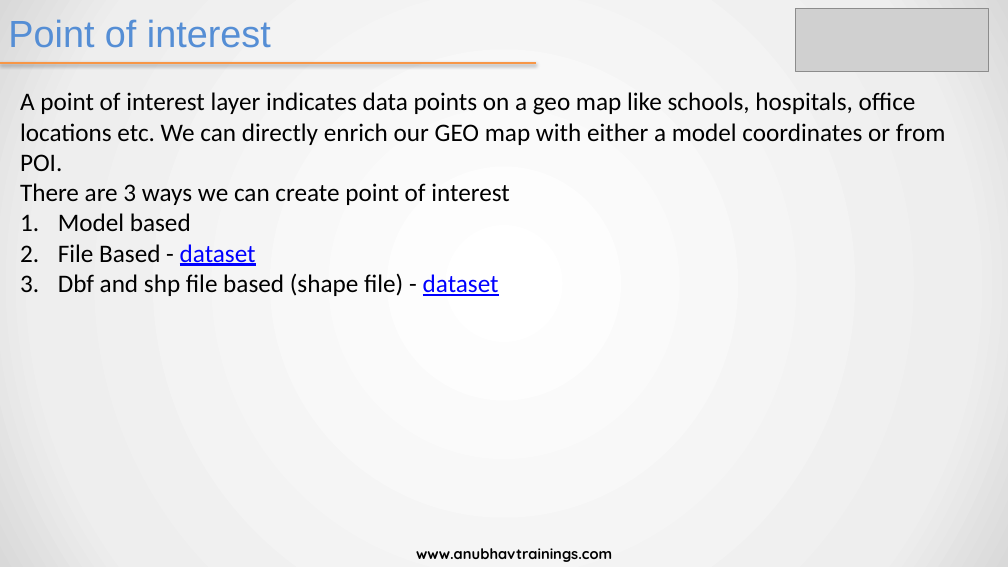
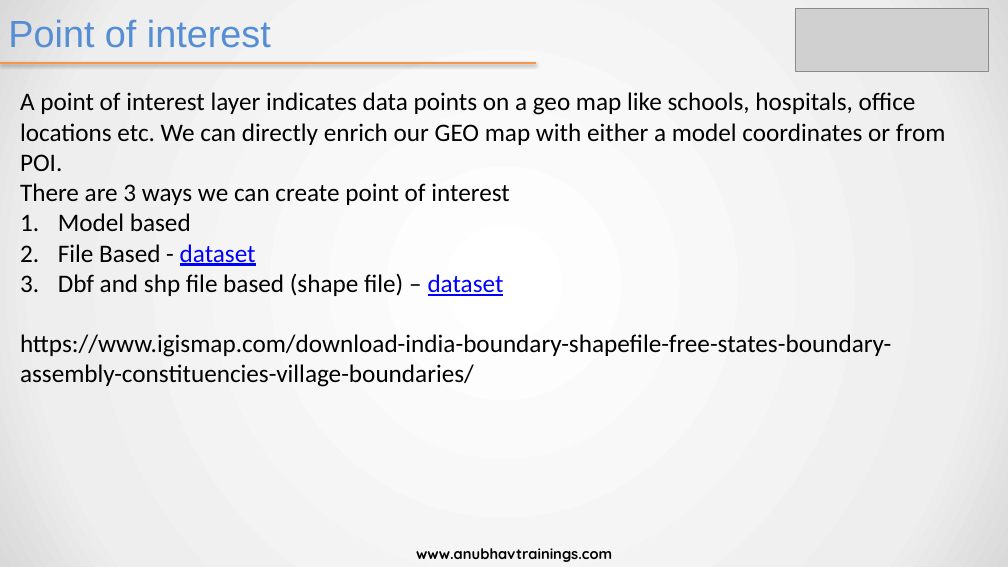
Before and after one commit to samui5/saccorptraining, a slide deck: slide 3 of day 4/SAC_Training Day 4.pptx. Drawn at 1008x567 pixels with LibreOffice and Linux fonts; fonts in the diff are those of the drawing; grey boxes stand for pictures. Boxes give left, top, right and bottom in pixels: in the first picture for what was removed or moved away, otherwise in the second. Text is boxed around its words. In the diff, an @@ line names an element or a change of style, - is before the commit and + after.

```diff
--- a/day 4/SAC_Training Day 4.pptx
+++ b/day 4/SAC_Training Day 4.pptx
@@ text at [20,274,891,387]: text changed @@
-3. Dbf and shp file based (shape file) - dataset
+3. Dbf and shp file based (shape file) – dataset
+https://www.igismap.com/download-india-boundary-shapefile-free-states-boundary-assembly-constituencies-village-boundaries/
```
Also in this commit, not shown: 9 other files.
